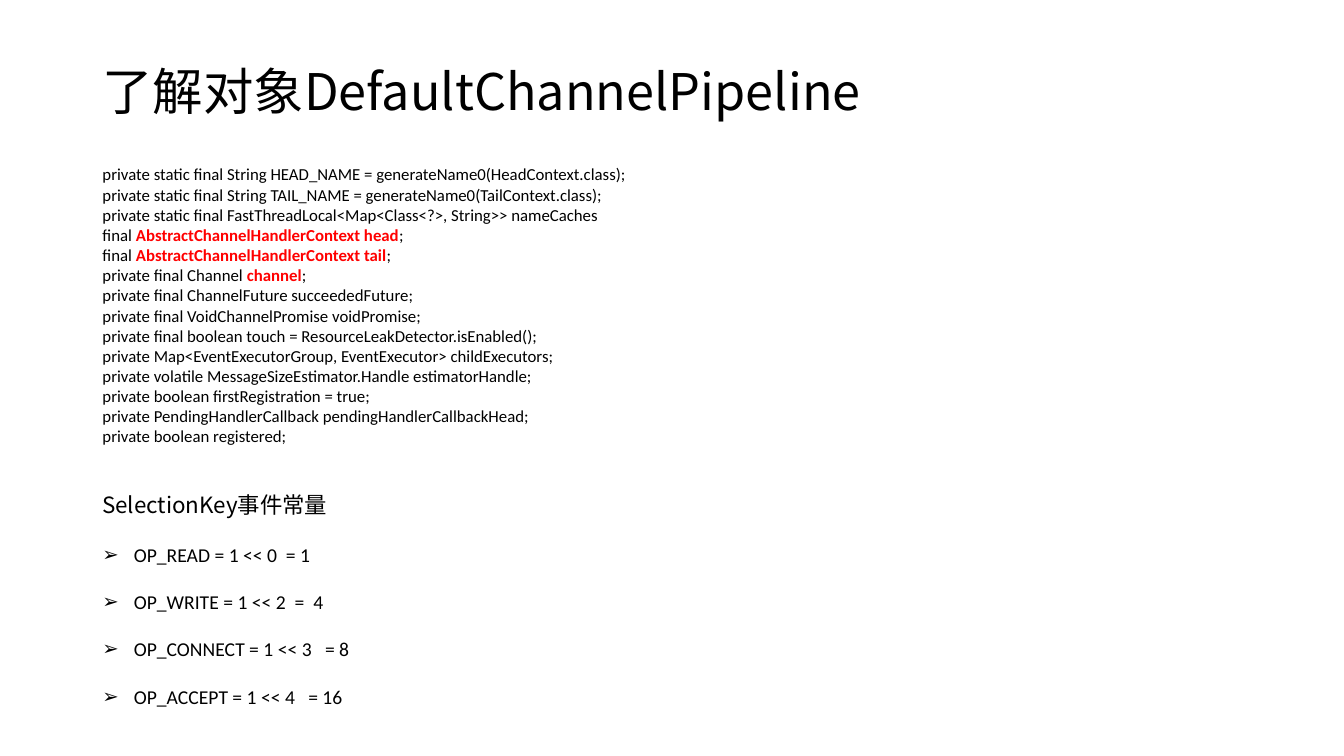
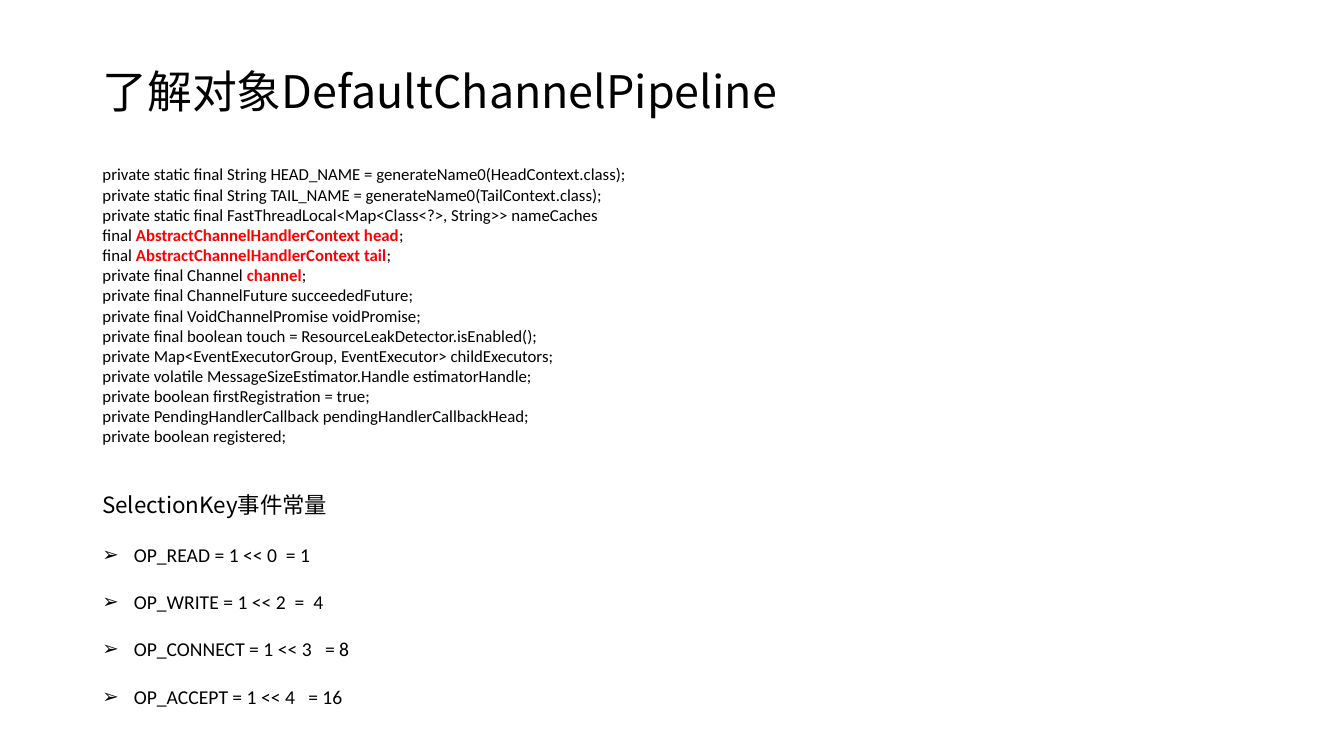
Before and after one commit to taomee517/netty-notes, a slide deck: slide 17 of Netty分享.pptx. Drawn at 1344x756 pixels with LibreOffice and Linux fonts; fonts in the diff are those of the drawing. Boxes give left, top, right and bottom in pixels: in the first picture for what was removed or moved away, otherwise in the second. Text is boxed around its words. In the diff, an @@ line names an element or a change of style, - is before the commit and + after.

```diff
--- a/Netty分享.pptx
+++ b/Netty分享.pptx
@@ title "了解对象DefaultChannelPipeline" at [102, 70, 776, 119]: size 36 to 32 pt @@
```
Also in this commit, not shown: 22 other slides changed, 1 slide added, 1 slide removed.
